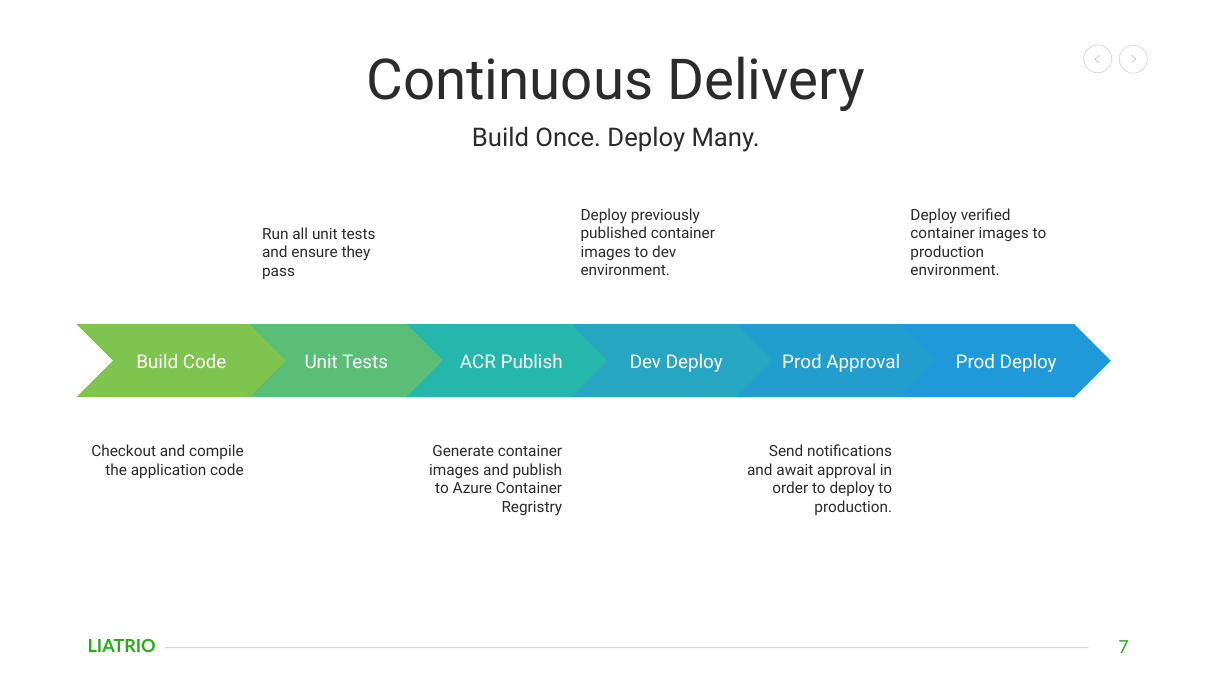
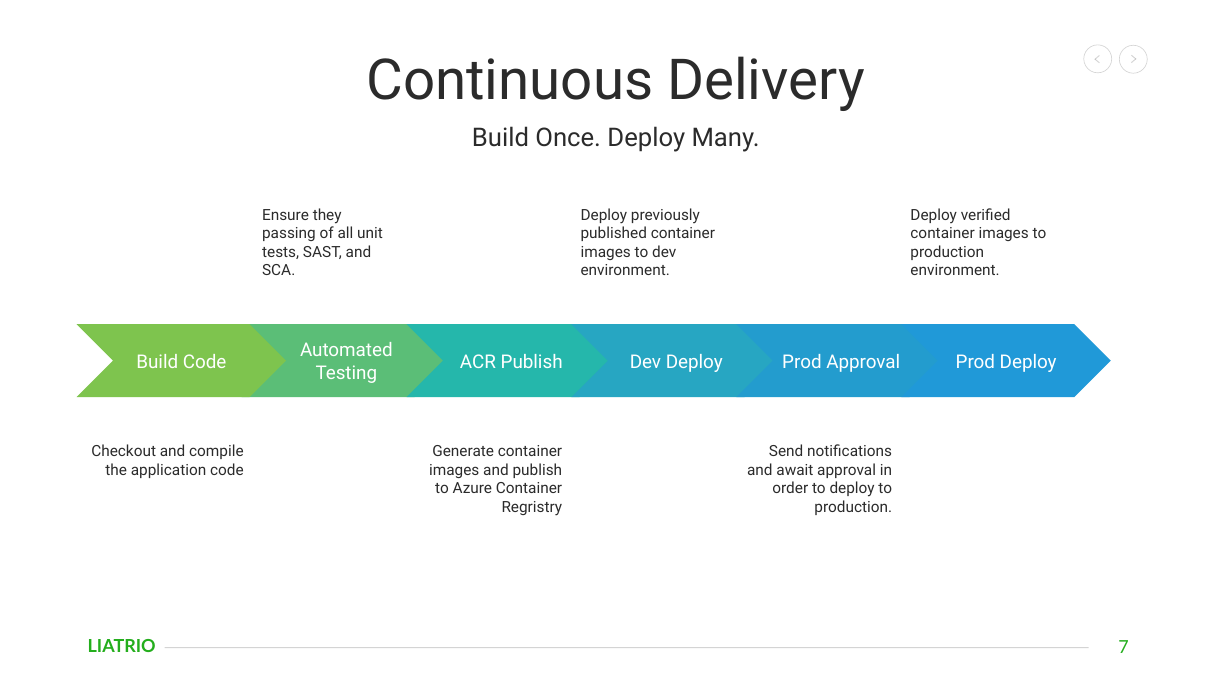
Before and after one commit to kevinjordan-99summits/liatrio-poc, a slide deck: slide 7 of docs/Presentation.pptx. Drawn at 1232x693 pixels with LibreOffice and Linux fonts; fonts in the diff are those of the drawing. Boxes give left, top, right and bottom in pixels: in the first picture for what was removed or moved away, otherwise in the second. Text is boxed around its words. In the diff, an @@ line names an element or a change of style, - is before the commit and + after.

```diff
--- a/docs/Presentation.pptx
+++ b/docs/Presentation.pptx
@@ text at [262, 208, 383, 275]: text changed @@
-Run all unit tests and ensure they pass
+Ensure they passing of all unit tests, SAST, and SCA.
@@ text in chevron at [300, 342, 393, 383]: text changed @@
-Unit Tests
+Automated
+Testing
```
Also in this commit, not shown: 1 other slide changed, 5 slides added.
